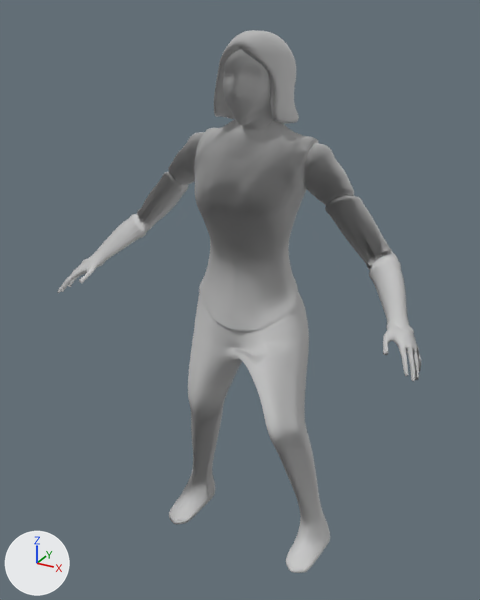
One commit to the FBX model Game/Assets/Meshes/DashingAnimation.fbx: the scene before it, then after it.
Before and after are seen from a 50 mm camera at (0.0775, -0.1426, 0.1507) aimed at (-0.0019, 0.0018, 0.0785). Lighting does not change. The marker at lower left points along +X, +Y and +Z. Where no turn or scale is listed for an object, it has been applied to the vertices.

Script lines for the objects in view, before the commit:
```python
me_mesh = bpy.data.meshes.new('Mesh')
me_mesh.from_pydata(...)  # 32942 vertices, 65876 faces; spans x -0.0502..0.0522, y -0.0176..0.0155, z 0.0019..0.1485
me_mesh.materials.append(mat_runninganimation_default1)  # light grey #cacaca
ob_dash = bpy.data.objects.new('dash', me_mesh)
ob_dash.location = (-0.0012, 0.0011, -0.0025)
```
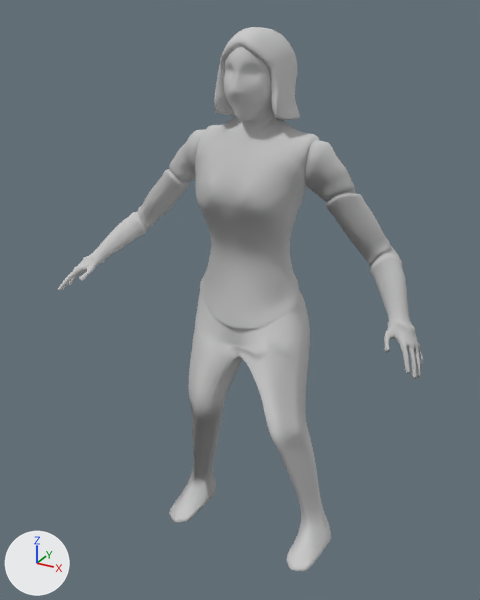
Edits to the bpy script that builds the scene:
```text
Change me_mesh:
    where me_mesh.from_pydata(...)  # 32942 vertices, 65876 faces; spans x -0.0502..0.0522, y -0.0176..0.0155, z 0.0019..0.1485
    used by ob_dash; location = (-0.0012, 0.0011, -0.0025)
    me_mesh part 1: its shading normals changed
Change ob_dash:
    ob_dash.location: (-0.0012, 0.0011, -0.0025) -> (-0.001, 0.0011, -0.0019)
```

Boxes (x1, y1, x2, y2) around the edits, measured in the pictures (480 x 600 px):
'dash', shading changed, moved: before (58, 30, 421, 573); after (58, 27, 423, 571)
